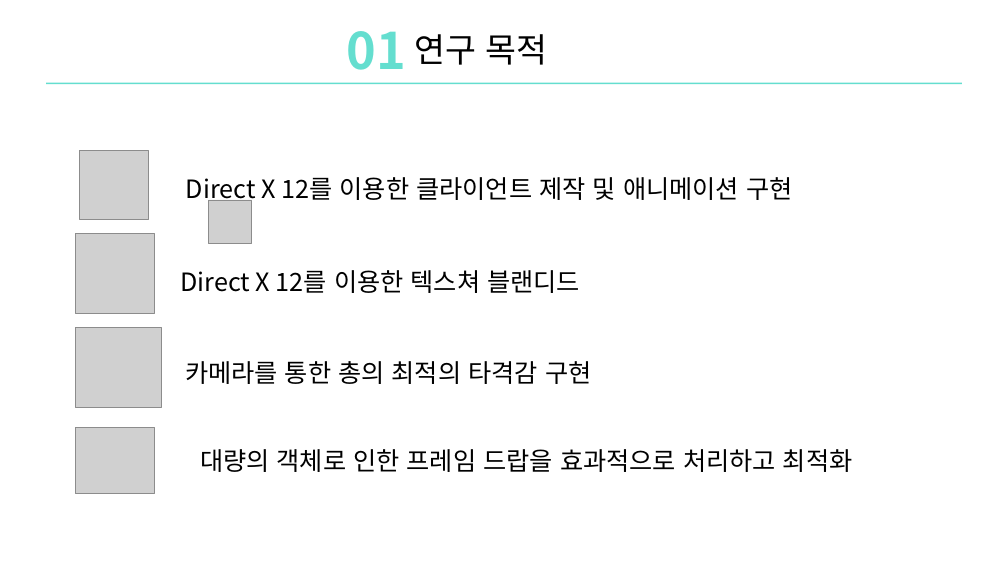
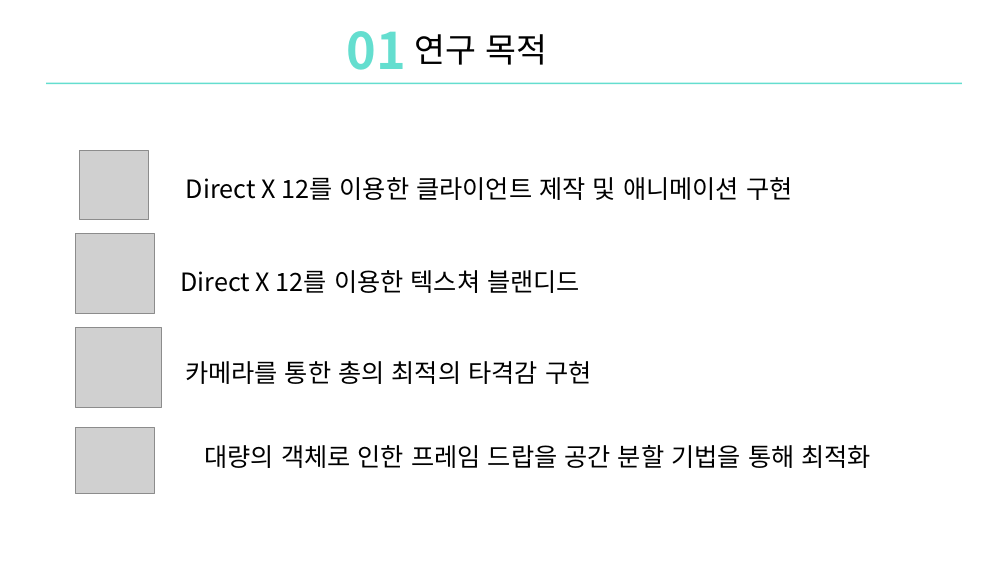
Before and after one commit to DoHanK/COLONY, a slide deck: slide 3 of 기획서/Colony_ppt발표.pptx. Drawn at 1008x567 pixels with LibreOffice and Linux fonts; fonts in the diff are those of the drawing; grey boxes stand for pictures. Boxes give left, top, right and bottom in pixels: in the first picture for what was removed or moved away, otherwise in the second. Text is boxed around its words. In the diff, an @@ line names an element or a change of style, - is before the commit and + after.

```diff
--- a/기획서/Colony_ppt발표.pptx
+++ b/기획서/Colony_ppt발표.pptx
@@ picture removed at <box>209,200,252,243</box> @@
@@ text at <box>205,445,871,468</box>: text changed @@
-대량의 객체로 인한 프레임 드랍을 효과적으로 처리하고 최적화
+대량의 객체로 인한 프레임 드랍을 공간 분할 기법을 통해 최적화
```
Also in this commit, not shown: 8 other slides changed, 2 other files.
